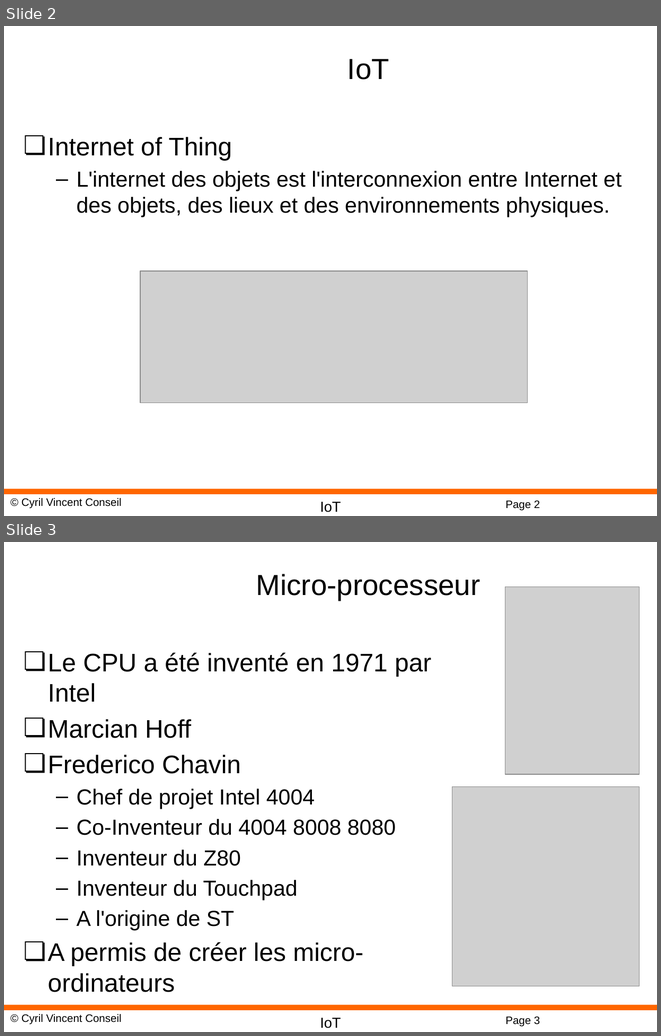
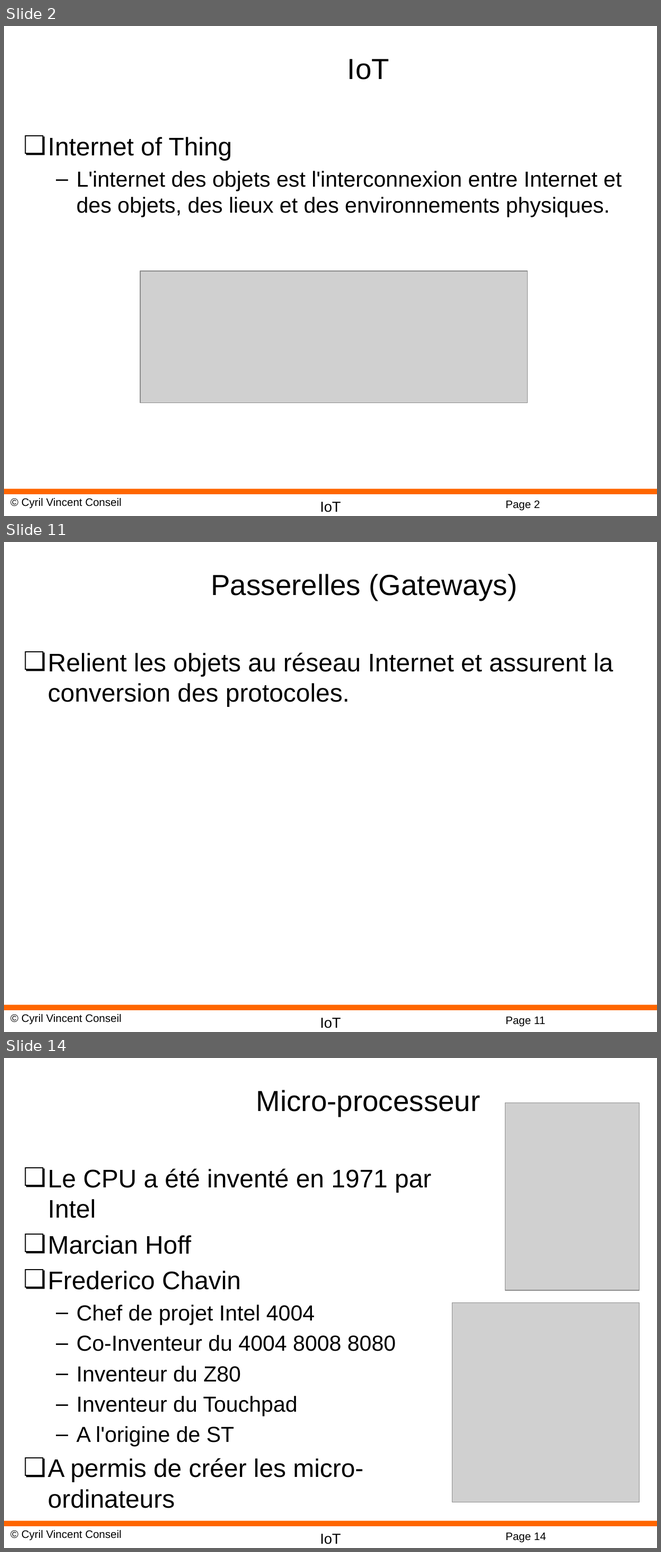
Before and after one commit to cyrilvincent/IoT, a slide deck: ppt/IoT01-Intro.pptx. Shown one above the other, each under a label of ours: slides 2 and 3 before the commit, slides 2, 11 and 14 after it; the slides between them are not shown. The pictures are 661x1036 and 661x1552 pixels, drawn with LibreOffice and Linux fonts; fonts in the diff are those of the drawing; grey boxes stand for pictures; background and template pictures are left out. Boxes give left, top, right and bottom in pixels: in the first picture for what was removed or moved away, otherwise in the second. Text is boxed around its words. In the diff, an @@ line names an element or a change of style, - is before the commit and + after.

```diff
--- a/ppt/IoT01-Intro.pptx
+++ b/ppt/IoT01-Intro.pptx
@@ slide 11 added at [4, 542, 657, 1032], background #FFFFFF; not listed: 4 template elements that a slide beside it also shows @@
@@ title added at [211, 574, 518, 600], 32 pt, text #000000 @@
+Passerelles (Gateways)
@@ text added at [48, 652, 613, 707], 28 pt, text #000000 @@
+❏ Relient les objets au réseau Internet et assurent la conversion des protocoles.
@@ what was slide 3 is now slide 14 @@
@@ page number at [505, 1532, 546, 1542]: text changed @@
-Page 3
+Page 14
```
Also in this commit, not shown: 16 other slides added, 56 other files.
